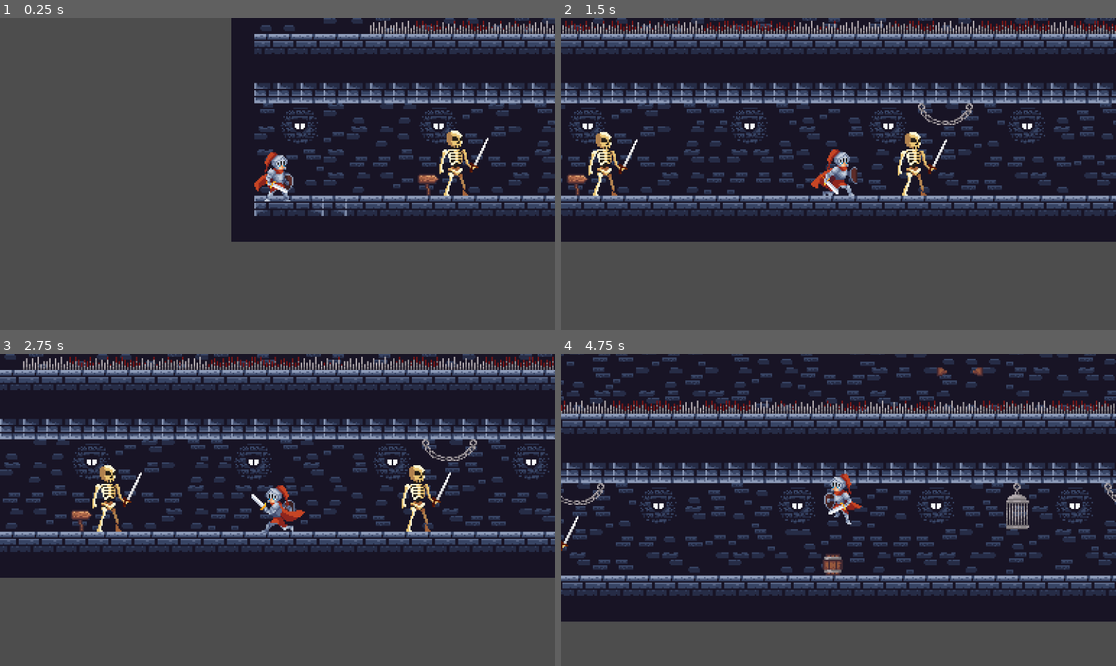
Above: before the commit, frames 1-4 (two rows, left to right).
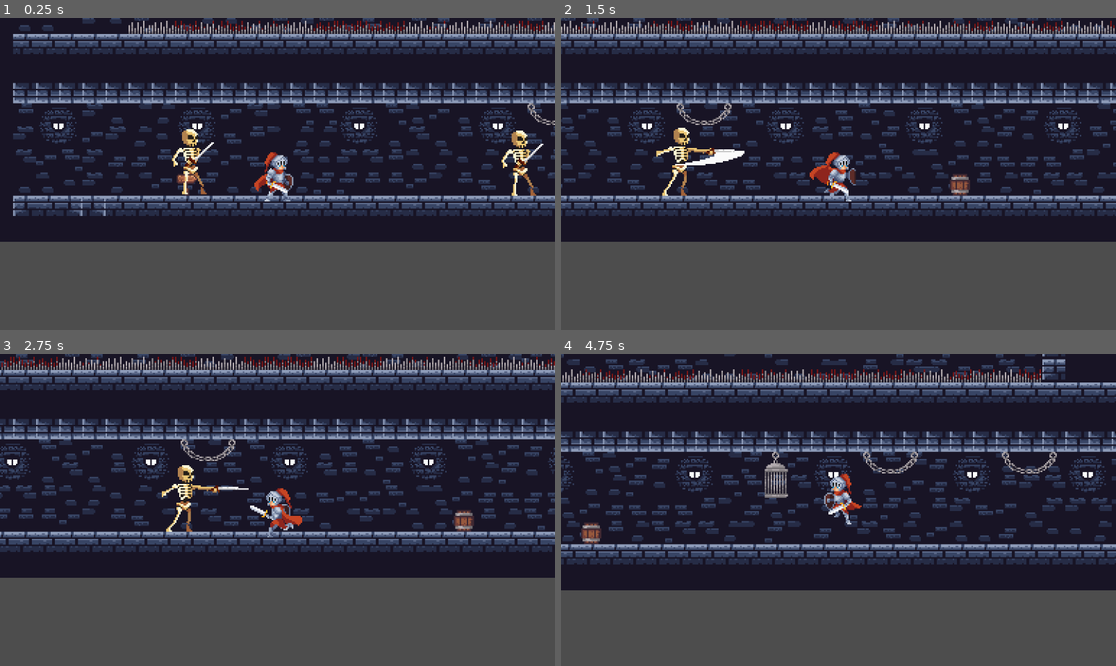
Above: after the commit, the same moments.

Repository: Kitchen-Warrior/Proyecto-MUR
Game: Godot game, scene res://src/scenes/levels/level 2 - mau.tscn
The game is run twice, just before and just after one commit, with the same random seed, the same clock (stepped at 60 frames per second) and the same inputs. This scene is started directly instead of the project's main scene.
Inputs:
- Up to frame 1 (0.25 s): no input
- Up to frame 2 (1.5 s): tap Enter (ui_accept) at 0.5 s; hold D (DERECHA) from 0.53 s (still down); tap Shift (dash) at 0.6, 1.35 s; tap W (JUMP) at 0.77 s
- Up to frame 3 (2.75 s): tap W (JUMP) at 1.52 s; release D (DERECHA) at 2.03 s; hold A (IZQUIERDA) from 2.03 s (still down); tap Shift (dash) at 2.1 s
- Up to frame 4 (4.75 s): release A (IZQUIERDA) at 2.78 s; hold D (DERECHA) 2.78-4.28 s; tap Shift (dash) at 2.85, 3.6, 4.35 s; tap W (JUMP) at 3.02, 3.77, 4.52 s; hold A (IZQUIERDA) from 4.28 s (still down)

The runs differ from the first frame. In frame 1, 40% of the frame differs, in the area x 0-100%, y 0-72%; in frame 2, 22%; in frame 3, 22%; in frame 4, 52%, in the area x 0-100%, y 0-86%.

Commit message:
daño por ataque de enemigo
no consigo que solo dañe en frames de golpe

Diff:
--- a/src/scenes/entities/enemies.gd
+++ b/src/scenes/entities/enemies.gd
@@ -1,4 +1,14 @@
 extends Node2D
+
+@onready var ataques: Area2D = $ataques
+
+@onready var sprites_enemies: AnimatedSprite2D = $CharacterBody2D/sprites_enemies
+
+var damage_frames: Array = [3, 5]
+
+
+
+
 
 func _ready() -> void:
 	pass
@@ -9,6 +19,24 @@
 
 
 
+# Si el jugador entra en el area del esqueleto pierde vida, falta hacer que el
+# esqueleto solo dañe si toca el fame de ataque
 func _on_hitbox_body_entered(body: Node2D) -> void:
-	print("funciona hitbox body")
-	body.take_damage()
+	pass
+	#print("funciona hitbox body")
+	#if body.name == "jugador_mau":
+		#sprites_enemies.play("atack")
+	#if ataques.monitoring and body.name == "jugador_mau":
+		#body.take_damage()
+
+
+
+func _on_ataques_body_entered(body: Node2D) -> void:
+	print("golpe de espada")
+	if sprites_enemies.animation == "atack":
+		if sprites_enemies.frame in damage_frames:
+			ataques.monitoring = true  # activa colisiones
+		else:
+			ataques.monitoring = false # desactiva colisiones.
+	if ataques.monitoring and body.name == "jugador_mau":
+		body.take_damage()
--- a/src/scenes/entities/enemies.tscn
+++ b/src/scenes/entities/enemies.tscn
@@ -1,7 +1,44 @@
-[gd_scene load_steps=13 format=3 uid="uid://b3wf2siom8hf8"]
+[gd_scene load_steps=24 format=3 uid="uid://b3wf2siom8hf8"]
 
 [ext_resource type="Texture2D" uid="uid://dl6d8siy8twnv" path="res://_assets/sprites/Skeletons_Free_Pack/Skeleton_Sword/Skeleton_Yellow/Skeleton_Without_VFX/Skeleton_01_Yellow_Idle.png" id="1_6dcoc"]
 [ext_resource type="Script" uid="uid://cchqbqwbs1im3" path="res://src/scenes/entities/enemies.gd" id="1_dkufa"]
+[ext_resource type="Texture2D" uid="uid://cddgvxhmi4tm4" path="res://_assets/sprites/Skeletons_Free_Pack/Skeleton_Sword/Skeleton_Yellow/Skeleton_With_VFX/Skeleton_01_Yellow_Attack2.png" id="2_td3tc"]
+
+[sub_resource type="AtlasTexture" id="AtlasTexture_0egds"]
+atlas = ExtResource("2_td3tc")
+region = Rect2(0, 0, 96, 64)
+
+[sub_resource type="AtlasTexture" id="AtlasTexture_okpho"]
+atlas = ExtResource("2_td3tc")
+region = Rect2(96, 0, 96, 64)
+
+[sub_resource type="AtlasTexture" id="AtlasTexture_vwvle"]
+atlas = ExtResource("2_td3tc")
+region = Rect2(192, 0, 96, 64)
+
+[sub_resource type="AtlasTexture" id="AtlasTexture_af10d"]
+atlas = ExtResource("2_td3tc")
+region = Rect2(288, 0, 96, 64)
+
+[sub_resource type="AtlasTexture" id="AtlasTexture_lq7xt"]
+atlas = ExtResource("2_td3tc")
+region = Rect2(384, 0, 96, 64)
+
+[sub_resource type="AtlasTexture" id="AtlasTexture_5hw8k"]
+atlas = ExtResource("2_td3tc")
+region = Rect2(480, 0, 96, 64)
+
+[sub_resource type="AtlasTexture" id="AtlasTexture_mcgap"]
+atlas = ExtResource("2_td3tc")
+region = Rect2(576, 0, 96, 64)
+
+[sub_resource type="AtlasTexture" id="AtlasTexture_2w8uk"]
+atlas = ExtResource("2_td3tc")
+region = Rect2(672, 0, 96, 64)
+
+[sub_resource type="AtlasTexture" id="AtlasTexture_15g4p"]
+atlas = ExtResource("2_td3tc")
+region = Rect2(768, 0, 96, 64)
 
 [sub_resource type="AtlasTexture" id="AtlasTexture_dkufa"]
 atlas = ExtResource("1_6dcoc")
@@ -39,6 +76,38 @@
 animations = [{
 "frames": [{
 "duration": 1.0,
+"texture": SubResource("AtlasTexture_0egds")
+}, {
+"duration": 0.9,
+"texture": SubResource("AtlasTexture_okpho")
+}, {
+"duration": 1.0,
+"texture": SubResource("AtlasTexture_vwvle")
+}, {
+"duration": 1.0,
+"texture": SubResource("AtlasTexture_af10d")
+}, {
+"duration": 1.0,
+"texture": SubResource("AtlasTexture_lq7xt")
+}, {
+"duration": 1.0,
+"texture": SubResource("AtlasTexture_5hw8k")
+}, {
+"duration": 1.0,
+"texture": SubResource("AtlasTexture_mcgap")
+}, {
+"duration": 1.0,
+"texture": SubResource("AtlasTexture_2w8uk")
+}, {
+"duration": 1.0,
+"texture": SubResource("AtlasTexture_15g4p")
+}],
+"loop": true,
+"name": &"atack",
+"speed": 2.0
+}, {
+"frames": [{
+"duration": 1.0,
 "texture": SubResource("AtlasTexture_dkufa")
 }, {
 "duration": 1.0,
@@ -70,17 +139,21 @@
 [sub_resource type="RectangleShape2D" id="RectangleShape2D_dkufa"]
 size = Vector2(20, 40)
 
+[sub_resource type="RectangleShape2D" id="RectangleShape2D_td3tc"]
+size = Vector2(64.2484, 20)
+
 [node name="Enemies" type="Node2D"]
 script = ExtResource("1_dkufa")
 
 [node name="CharacterBody2D" type="CharacterBody2D" parent="."]
 collision_mask = 65
 
-[node name="AnimatedSprite2D" type="AnimatedSprite2D" parent="CharacterBody2D"]
+[node name="sprites_enemies" type="AnimatedSprite2D" parent="CharacterBody2D"]
+unique_name_in_owner = true
 sprite_frames = SubResource("SpriteFrames_0egds")
-animation = &"idle"
-autoplay = "idle"
-frame_progress = 0.822489
+animation = &"atack"
+autoplay = "atack"
+frame_progress = 0.990296
 
 [node name="Hitbox" type="Area2D" parent="CharacterBody2D"]
 
@@ -88,5 +161,14 @@
 position = Vector2(-3, 9)
 shape = SubResource("RectangleShape2D_dkufa")
 
+[node name="ataques" type="Area2D" parent="."]
+
+[node name="deal_dmg" type="CollisionShape2D" parent="ataques"]
+position = Vector2(15, 6)
+scale = Vector2(0.747101, 0.71302)
+shape = SubResource("RectangleShape2D_td3tc")
+debug_color = Color(0.975626, 0, 0.417996, 0.42)
+
 [connection signal="body_entered" from="CharacterBody2D/Hitbox" to="." method="_on_hitbox_body_entered"]
 [connection signal="child_entered_tree" from="CharacterBody2D/Hitbox/hitbox" to="." method="_on_hitbox_child_entered_tree"]
+[connection signal="body_entered" from="ataques" to="." method="_on_ataques_body_entered"]
--- a/src/scenes/entities/jugador_mau.tscn
+++ b/src/scenes/entities/jugador_mau.tscn
@@ -246,37 +246,38 @@
 }]
 
 [sub_resource type="RectangleShape2D" id="RectangleShape2D_v1373"]
-size = Vector2(9, 28)
+size = Vector2(9, 43)
 
 [sub_resource type="RectangleShape2D" id="RectangleShape2D_q8iaw"]
-size = Vector2(10, 23)
-
-[node name="JugadorPruebaMau" type="Node2D"]
-
-[node name="CharacterBody2D" type="CharacterBody2D" parent="." groups=["player"]]
+size = Vector2(10, 49.375)
+
+[node name="jugador_mau" type="Node2D"]
+
+[node name="jugador_mau" type="CharacterBody2D" parent="." groups=["player"]]
+unique_name_in_owner = true
 collision_layer = 65
 collision_mask = 193
 script = ExtResource("1_q8iaw")
 
-[node name="AnimatedSprite2D" type="AnimatedSprite2D" parent="CharacterBody2D"]
+[node name="AnimatedSprite2D" type="AnimatedSprite2D" parent="jugador_mau"]
 sprite_frames = SubResource("SpriteFrames_5i2i3")
 animation = &"jump"
 autoplay = "idle"
 
-[node name="Camera2D" type="Camera2D" parent="CharacterBody2D"]
+[node name="Camera2D" type="Camera2D" parent="jugador_mau"]
 zoom = Vector2(3, 3)
 
-[node name="CollisionShape2D" type="CollisionShape2D" parent="CharacterBody2D"]
-position = Vector2(-1, 1)
+[node name="CollisionShape2D" type="CollisionShape2D" parent="jugador_mau"]
+position = Vector2(-1, -6.5)
 shape = SubResource("RectangleShape2D_v1373")
 
-[node name="HurtBox" type="Area2D" parent="CharacterBody2D"]
+[node name="HurtBox" type="Area2D" parent="jugador_mau"]
 unique_name_in_owner = true
 collision_layer = 193
 collision_mask = 64
 
-[node name="Hurtcol" type="CollisionShape2D" parent="CharacterBody2D/HurtBox"]
+[node name="Hurtcol" type="CollisionShape2D" parent="jugador_mau/HurtBox"]
 unique_name_in_owner = true
-position = Vector2(-1, 1.5)
+position = Vector2(0, -8)
 shape = SubResource("RectangleShape2D_q8iaw")
 debug_color = Color(0.81492, 0.365575, 0.48065, 0.42)
--- a/src/scenes/levels/level 2 - mau.tscn
+++ b/src/scenes/levels/level 2 - mau.tscn
@@ -3527,11 +3527,11 @@
 tile_map_data = PackedByteArray("AAAGAB8AAAABAA4AAAAHAB8AAAABAA4AAAAIAB8AAAAEAA4AAAAJAB8AAAAFAA4AAAAKAB8AAAAEAA4AAAALAB …(816 unchanged characters)…
 tile_set = SubResource("TileSet_pwmhi")
 
-[node name="JugadorPruebaMau" parent="." instance=ExtResource("3_x0kx7")]
-position = Vector2(32, 605)
+[node name="jugador_mau" parent="." instance=ExtResource("3_x0kx7")]
+position = Vector2(199, 609)
 
 [node name="Enemies" parent="." instance=ExtResource("4_mutya")]
-position = Vector2(158, 592)
+position = Vector2(144, 591)
 
 [node name="Enemies2" parent="." instance=ExtResource("4_mutya")]
 position = Vector2(372, 592)
